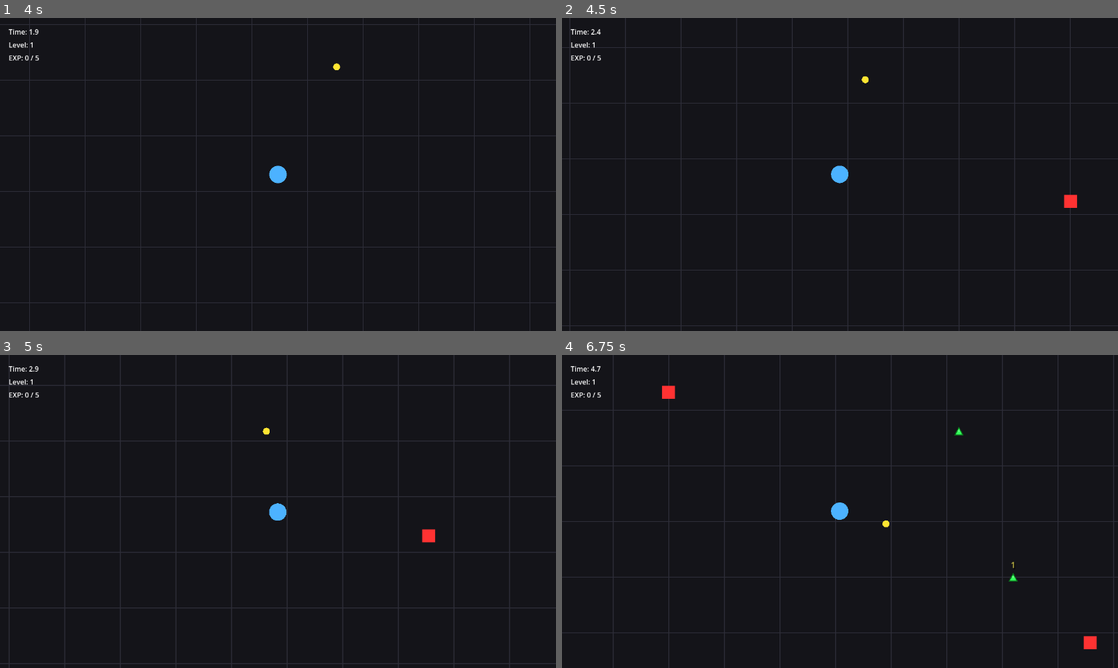
Above: before the commit, frames 1-4 (two rows, left to right).
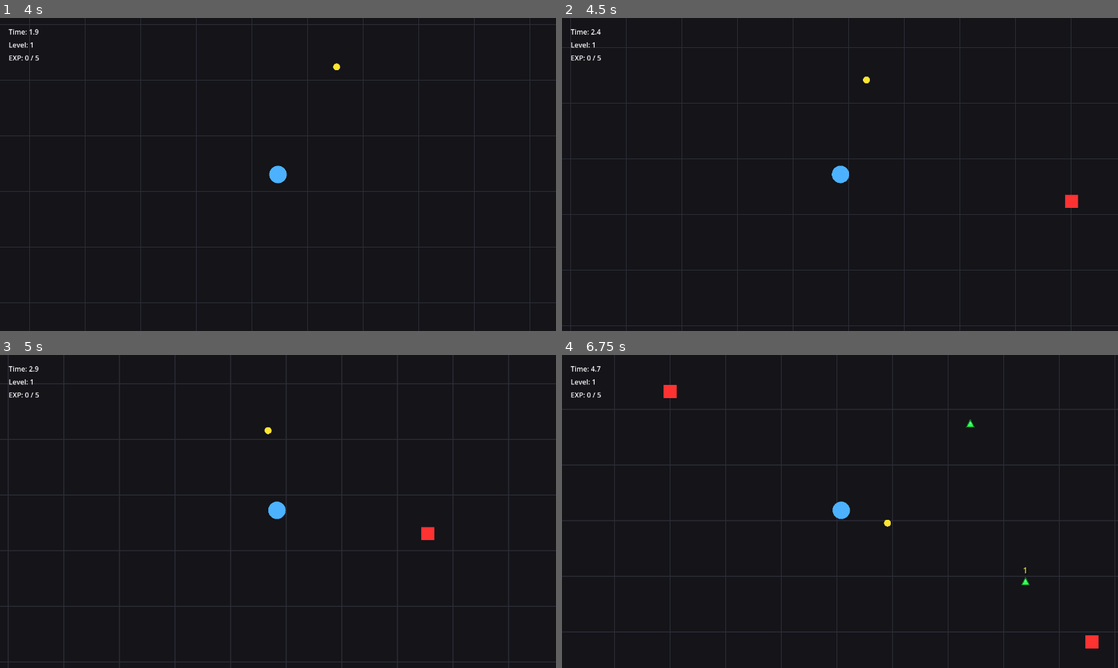
Above: after the commit, the same moments.

Repository: EthanAGi/CircleSurvivor
Game: Godot game, scene res://scenes/main_menu.tscn
Two runs of this game, one before a commit and one after it. Both use one fixed random seed, a clock stepped at 60 frames per second and the inputs below.
Inputs (mouse positions are in pixels of both pictures, inside the frame that each line leads up to):
- Up to frame 1 (4 s): click "Start" at 0.5 s; click "Test Character" at 1.25 s; click "Test Level" at 2 s; tap Enter (ui_accept) at 2.75, 3.02, 3.77 s; move the mouse to (400, 158) at 2.77 s; hold D (move_right) 2.78-3.53 s; move the mouse to (166, 190) at 3.52 s; hold S (move_down) from 3.53 s (still down)
- Up to frame 2 (4.5 s): move the mouse to (895, 105) at 4.27 s; release S (move_down) at 4.28 s; hold D (move_right) from 4.28 s (still down)
- Up to frame 3 (5 s): keep holding D (move_right)
- Up to frame 4 (6.75 s): move the mouse to (812, 574) at 5.02 s; release D (move_right) at 5.03 s; hold W (move_up) 5.03-5.78 s; tap Enter (ui_accept) at 5.27, 6.02 s; move the mouse to (1006, 558) at 5.77 s; hold A (move_left) from 5.78 s (still down); move the mouse to (673, 464) at 6.52 s

Frame 1 is identical in both runs. In frame 2, 2.5% of the frame differs, in the area x 1-93%, y 0-100%; in frame 3, 5.1%, in the area x 0-100%, y 0-100%; in frame 4, 3.8%.

Commit message:
Add: Knockback

Diff:
--- a/scripts/bullet.gd
+++ b/scripts/bullet.gd
@@ -4,6 +4,7 @@
 @export var lifetime: float = 2.0
 @export var damage: int = 1
 @export var radius: float = 8.0
+@export var knockback_force: float = 170.0
 
 var direction: Vector2 = Vector2.RIGHT
 
@@ -30,7 +31,12 @@
 
 func _on_area_entered(area: Area2D) -> void:
 	if area.has_method("take_damage"):
-		area.take_damage(damage)
+		var knockback_direction: Vector2 = direction.normalized()
+		if knockback_direction == Vector2.ZERO:
+			knockback_direction = (area.global_position - global_position).normalized()
+
+		area.take_damage(damage, knockback_direction, knockback_force)
+
 	queue_free()
 
 func _draw() -> void:
--- a/scripts/enemy.gd
+++ b/scripts/enemy.gd
@@ -22,6 +22,10 @@
 var is_active: bool = true
 var is_dead: bool = false
 var current_health: int = 0
+
+var knockback_velocity: Vector2 = Vector2.ZERO
+var knockback_friction: float = 9.0
+var knockback_stop_speed: float = 8.0
 
 var shoot_cooldown: float = 1.8
 var shoot_timer: float = 0.0
@@ -52,6 +56,7 @@
 		EnemyType.RANGED:
 			_process_ranged(delta)
 
+	_process_knockback(delta)
 	queue_redraw()
 
 func _apply_type_stats() -> void:
@@ -61,19 +66,16 @@
 			max_health = 3
 			exp_drop_amount = 1
 			touch_damage = 1
-
 		EnemyType.FAST:
 			speed = 190.0
 			max_health = 2
 			exp_drop_amount = 1
 			touch_damage = 1
-
 		EnemyType.TANK:
 			speed = 75.0
 			max_health = 8
 			exp_drop_amount = 3
 			touch_damage = 2
-
 		EnemyType.RANGED:
 			speed = 105.0
 			max_health = 3
@@ -105,8 +107,6 @@
 		direction = to_player.normalized()
 	elif distance < retreat_range:
 		direction = (-to_player).normalized()
-	else:
-		direction = Vector2.ZERO
 
 	global_position += direction * speed * delta
 
@@ -136,9 +136,12 @@
 func stop() -> void:
 	is_active = false
 
-func take_damage(amount: int = 1) -> void:
+func take_damage(amount: int = 1, knockback_direction: Vector2 = Vector2.ZERO, knockback_force: float = 0.0) -> void:
 	if is_dead:
 		return
+
+	if knockback_direction != Vector2.ZERO and knockback_force > 0.0:
+		apply_knockback(knockback_direction, knockback_force)
 
 	current_health -= amount
 	damaged.emit(global_position + Vector2(0, -18), amount)
@@ -147,6 +150,27 @@
 		die()
 	else:
 		queue_redraw()
+
+func apply_knockback(direction: Vector2, force: float) -> void:
+	if is_dead:
+		return
+
+	if direction == Vector2.ZERO:
+		return
+
+	knockback_velocity += direction.normalized() * force
+	knockback_velocity = knockback_velocity.limit_length(520.0)
+
+func _process_knockback(delta: float) -> void:
+	if knockback_velocity.length() <= knockback_stop_speed:
+		knockback_velocity = Vector2.ZERO
+		return
+
+	global_position += knockback_velocity * delta
+	knockback_velocity = knockback_velocity.move_toward(
+		Vector2.ZERO,
+		knockback_friction * knockback_velocity.length() * delta
+	)
 
 func get_touch_damage() -> int:
 	return touch_damage
@@ -197,12 +221,7 @@
 		color = Color(0.9, 0.75, 1.0)
 
 	draw_rect(Rect2(Vector2(-22, -22), Vector2(44, 44)), color)
-	draw_rect(
-		Rect2(Vector2(-26, -26), Vector2(52, 52)),
-		Color(0.15, 0.0, 0.25, 1.0),
-		false,
-		3.0
-	)
+	draw_rect(Rect2(Vector2(-26, -26), Vector2(52, 52)), Color(0.15, 0.0, 0.25, 1.0), false, 3.0)
 
 func _draw_ranged() -> void:
 	var points := PackedVector2Array([
--- a/scripts/main.gd
+++ b/scripts/main.gd
@@ -444,6 +444,7 @@
 		orbit_ball.ball_radius = 10.0 * attack_size_multiplier
 		orbit_ball.damage = 1
 		orbit_ball.crit_chance = crit_chance
+		orbit_ball.knockback_force = 115.0 * attack_size_multiplier
 
 func _handle_lightning_weapon(delta: float) -> void:
 	if lightning_level <= 0:
@@ -509,6 +510,8 @@
 	missile.turn_speed = missile_turn_speed
 	missile.damage = _roll_damage(missile_damage)
 	missile.explosion_radius = 70.0 * attack_size_multiplier
+	missile.direct_hit_knockback_force = 230.0 * attack_size_multiplier
+	missile.explosion_knockback_force = 260.0 * attack_size_multiplier
 
 func _get_enemies_in_range(range_limit: float) -> Array[Area2D]:
 	var enemies_in_range: Array[Area2D] = []
@@ -622,6 +625,7 @@
 	bullet.speed = 500.0 * projectile_speed_multiplier
 	bullet.damage = _roll_damage(1)
 	bullet.radius = 8.0 * attack_size_multiplier
+	bullet.knockback_force = 170.0 * attack_size_multiplier
 
 func _on_enemy_damaged(damage_position: Vector2, amount: int) -> void:
 	if game_over:
--- a/scripts/missile.gd
+++ b/scripts/missile.gd
@@ -6,6 +6,8 @@
 @export var lifetime: float = 4.0
 @export var explosion_radius: float = 70.0
 @export var explosion_visual_duration: float = 0.30
+@export var direct_hit_knockback_force: float = 230.0
+@export var explosion_knockback_force: float = 260.0
 
 var direction: Vector2 = Vector2.RIGHT
 var target: Area2D = null
@@ -61,8 +63,13 @@
 	for area in areas:
 		if area == self:
 			continue
+
 		if area.has_method("take_damage"):
-			area.take_damage(damage)
+			var direct_direction: Vector2 = (area.global_position - global_position).normalized()
+			if direct_direction == Vector2.ZERO:
+				direct_direction = direction.normalized()
+
+			area.take_damage(damage, direct_direction, direct_hit_knockback_force)
 
 	var state: PhysicsDirectSpaceState2D = get_world_2d().direct_space_state
 	var params: PhysicsShapeQueryParameters2D = PhysicsShapeQueryParameters2D.new()
@@ -82,8 +89,13 @@
 		var collider: Variant = result.get("collider")
 		if collider == self:
 			continue
+
 		if collider != null and collider.has_method("take_damage"):
-			collider.take_damage(damage)
+			var explosion_direction: Vector2 = (collider.global_position - global_position).normalized()
+			if explosion_direction == Vector2.ZERO:
+				explosion_direction = direction.normalized()
+
+			collider.take_damage(damage, explosion_direction, explosion_knockback_force)
 
 	current_explosion_draw_radius = explosion_radius
 	queue_redraw()
@@ -108,28 +120,9 @@
 	if exploded:
 		var alpha_progress: float = 1.0 - clamp(explosion_timer / explosion_visual_duration, 0.0, 1.0)
 
-		draw_circle(
-			Vector2.ZERO,
-			current_explosion_draw_radius,
-			Color(1.0, 0.1, 0.1, 0.22 * alpha_progress)
-		)
-
-		draw_arc(
-			Vector2.ZERO,
-			current_explosion_draw_radius,
-			0.0,
-			TAU,
-			64,
-			Color(1.0, 0.0, 0.0, 0.95 * alpha_progress),
-			3.0
-		)
-
-		draw_circle(
-			Vector2.ZERO,
-			5.0,
-			Color(1.0, 0.0, 0.0, 1.0 * alpha_progress)
-		)
-
+		draw_circle(Vector2.ZERO, current_explosion_draw_radius, Color(1.0, 0.1, 0.1, 0.22 * alpha_progress))
+		draw_arc(Vector2.ZERO, current_explosion_draw_radius, 0.0, TAU, 64, Color(1.0, 0.0, 0.0, 0.95 * alpha_progress), 3.0)
+		draw_circle(Vector2.ZERO, 5.0, Color(1.0, 0.0, 0.0, 1.0 * alpha_progress))
 		return
 
 	var points: PackedVector2Array = PackedVector2Array([
--- a/scripts/orbit_ball.gd
+++ b/scripts/orbit_ball.gd
@@ -6,6 +6,7 @@
 @export var lifetime: float = 2.0
 @export var hit_cooldown: float = 0.35
 @export var ball_radius: float = 10.0
+@export var knockback_force: float = 115.0
 
 var player: Node2D = null
 var angle: float = 0.0
@@ -56,7 +57,11 @@
 	if hit_timers.has(id):
 		return
 
-	area.take_damage(_roll_damage(damage))
+	var knockback_direction: Vector2 = (area.global_position - player.global_position).normalized()
+	if knockback_direction == Vector2.ZERO:
+		knockback_direction = (area.global_position - global_position).normalized()
+
+	area.take_damage(_roll_damage(damage), knockback_direction, knockback_force)
 	hit_timers[id] = hit_cooldown
 
 func _roll_damage(base_damage: int) -> int:
